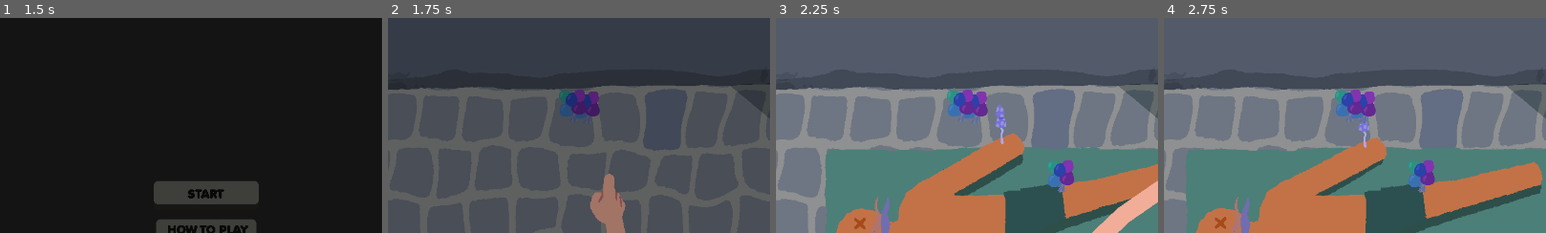
Above: before the commit, frames 1-4 (left to right).
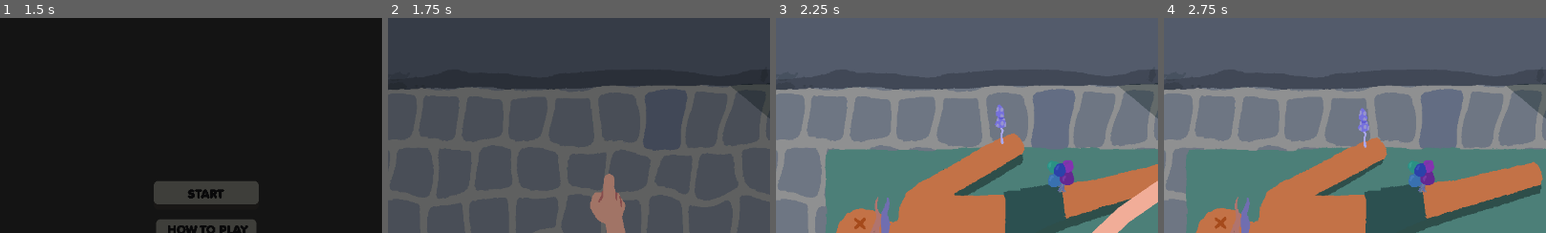
Above: after the commit, the same moments.

Repository: IsaacCerejo/wild-jam-87
Game: Godot game, scene res://scenes/splash_screen_manager/splash_screen_manager.tscn
Two runs of this game, one before a commit and one after it. Both use one fixed random seed, a clock stepped at 60 frames per second and the inputs below. The engine's default icon, where the game draws it, is replaced by a stand-in: a white triangle on a blue panel in a dark square. Sound files missing from this copy of the repository are replaced by a short silence.
Inputs (mouse positions are % of the whole screen's width and height, from its top left):
- Up to frame 1 (1.5 s): tap Enter at 0.5 s; move the mouse to (72, 45) at 0.52 s; click (72, 45) at 0.67 s; click "START" at 1.25 s
- Up to frame 2 (1.75 s): no input
- Up to frame 3 (2.25 s): drag from (86, 11) to (71, 83) at 2.02 s
- Up to frame 4 (2.75 s): no input
The pictures show only the part of the screen within x 23-73%, y 0-50%; the shares and areas given below are measured in that part.

Frame 1 is identical in both runs. In frame 2, 1.2% of the frame differs, in the area x 44-56%, y 33-49%; in frame 3, 1.2%; in frame 4, 1.3%, in the area x 44-56%, y 33-50%.

Commit message:
fix: main game scene

Diff:
--- a/scenes/main_game/main_game.tscn
+++ b/scenes/main_game/main_game.tscn
@@ -26,7 +26,6 @@
 [ext_resource type="Texture2D" uid="uid://ylfhpqxkwiw1" path="res://assets/post_its/IMG_0762.PNG" id="18_qspar"]
 [ext_resource type="Texture2D" uid="uid://63foqjywx0e2" path="res://assets/post_its/IMG_0759.PNG" id="19_7mboc"]
 [ext_resource type="Script" uid="uid://64asebo8pdx5" path="res://scripts/main_game/camera_shake.gd" id="19_r8wn4"]
-[ext_resource type="PackedScene" uid="uid://i0birjinl1cf" path="res://scenes/main_game/mushrooms/balloon_mushroom.tscn" id="27_fm6xj"]
 
 [sub_resource type="SpriteFrames" id="SpriteFrames_n1acc"]
 animations = [{
@@ -344,12 +343,6 @@
 [node name="WorldEnvironment" type="WorldEnvironment" parent="."]
 environment = SubResource("Environment_r8wn4")
 
-[node name="BalloonMushroom" parent="." instance=ExtResource("27_fm6xj")]
-position = Vector2(628, 175)
-
-[node name="BalloonMushroom2" parent="." instance=ExtResource("27_fm6xj")]
-position = Vector2(605, 172)
-
 [editable path="ToolSelector/Pinca"]
 [editable path="ToolSelector/Spray"]
 [editable path="ToolSelector/Tesoura"]
Not shown: 1 places in scenes/main_game/main_game.tscn that only renumber resources
